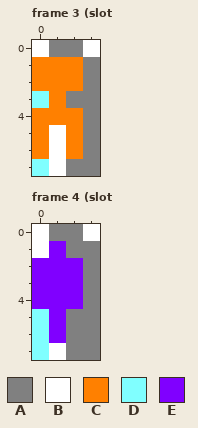
Edited in one commit: pixel-art file (assets/aseprite/planetbase_slots_cpc_mode0.aseprite). Above, as it was before the edit.
4x8 pixels, 120 frames. Shown: frame 3 (slot_s_0_carrier), frame 4 (slot_s_0_driller). The commit also changed other frames, which this record leaves out.
Palette (. is transparent): A #808080  B #ffffff  C #ff8000  D #80ffff  E #8000ff
Pixels before, frame 3 (slot_s_0_carrier), first column x 0:
0 BAAB
1 CCCA
2 CCCA
3 DCAA
4 CCCA
5 CBCA
6 CBCA
7 DBAA
Pixels before, frame 4 (slot_s_0_driller), first column x 0:
0 BAAB
1 BEAA
2 EEEA
3 EEEA
4 EEEA
5 DEAA
6 DEAA
7 DBAA
After the commit:
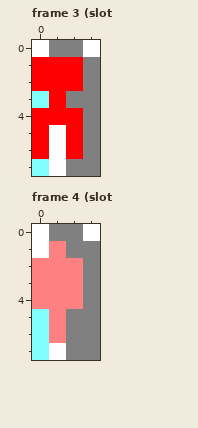
The exact change:
Colour C changes from #ff8000 to #ff0000.
Colour E changes from #8000ff to #ff8080.
Pixel boxes of the changes (left, top, right, bottom) in both pictures:
changed: (32, 57, 83, 159)
changed: (32, 241, 83, 343)
